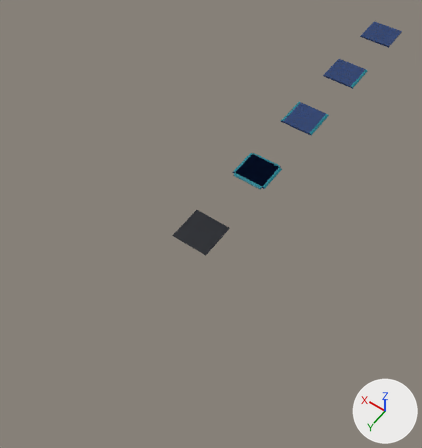
One commit to the Blender file art/blender/grids.blend: the scene before it, then after it.
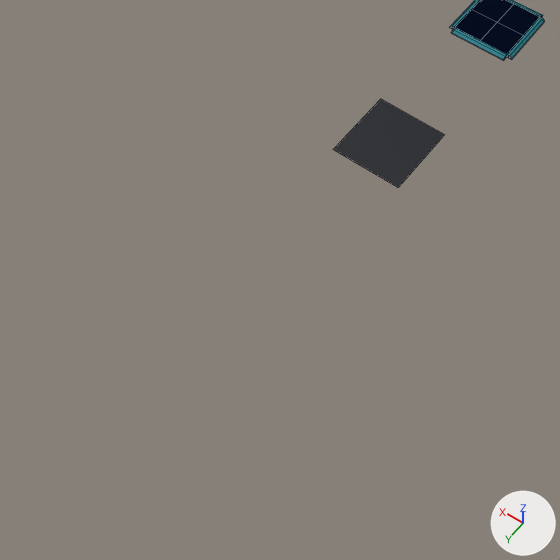
There are two pictures of each version: one whole from a camera (50 mm lens) standing at (-10.37, 33.71, 22.59) and looking at (0.69, 18.23, -1.74), one close up on the part from 0% to 69% of the width and 35% to 100% of the height. The lights are fixed; the arrows at lower right show +X, +Y and +Z. The close-ups show mesh edges as thin lines.

Before the edit, the objects in view are built like this:
```python
me_cube_005 = bpy.data.meshes.new('Cube.005')
me_cube_005.from_pydata(...)  # 44 vertices, 50 faces; spans x -1.0..1.0, y -1.0..1.0, z -0.05..0.05
# faces by material slot: [38, 12]
me_cube_005.materials.append(mat_groundmaterial)  # dark blue #1c396c
me_cube_005.materials.append(mat_groundsidematerial)  # cyan #0b7d8c
me_cube_007 = bpy.data.meshes.new('Cube.007')
me_cube_007.from_pydata([(-1.0, -1.0, 0.0), (-1.0, -1.0, 0.0), (-1.0, 1.0, 0.0), (-1.0, 1.0, 0.0), (1.0, -1.0, 0.0), (1.0, -1.0, 0.0), (1.0, 1.0, 0.0), (1.0, 1.0, 0.0)], [], [(0, 1, 3, 2), (2, 3, 7, 6), (6, 7, 5, 4), (4, 5, 1, 0), (2, 6, 4, 0), (7, 3, 1, 5)])
me_cube_007.materials.append(mat_watermaterial)  # black #070e1a
ob_ground_alone = bpy.data.objects.new('Ground_Alone', me_cube_005)
ob_ground_alone.location = (0.0, 15.0, 0.0)
ob_ground_alone.rotation_euler = (0.0, 0.0, 1.571)  # degrees (0, 0, 90)
ob_water = bpy.data.objects.new('Water', me_cube_007)
ob_water.location = (0.0, 20.0, 0.0)
```
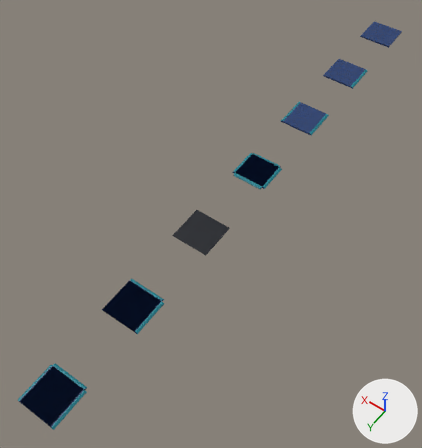
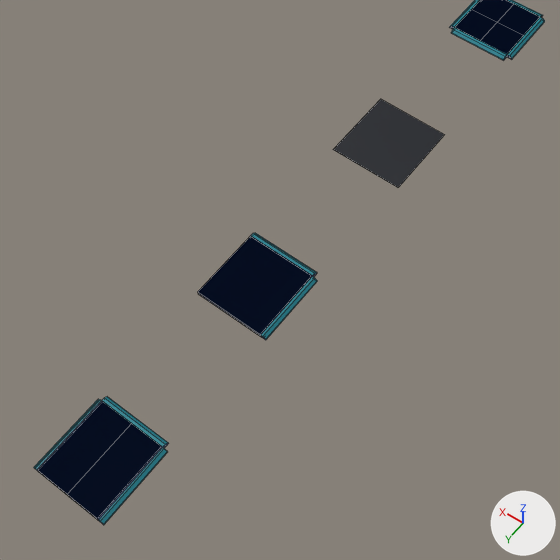
Where the change shows, as pixel boxes [x1, y1, x2, y2] in the close-ups (560 x 560 px):
'Ground_End', added: after [34, 397, 169, 525]
    faces in mat_groundmaterial (dark blue #1c396c): [34, 401, 169, 525]
    faces in mat_groundsidematerial (cyan #0b7d8c): [34, 397, 168, 524]
'Ground_Corner', added: after [198, 233, 317, 340]
    faces in mat_groundmaterial (dark blue #1c396c): [198, 236, 317, 340]
    faces in mat_groundsidematerial (cyan #0b7d8c): [251, 233, 317, 339]

The edits, one by one:
Mesh me_cube_011 is new.
It has 38 vertices, 38 faces and spans x -1.0..1.0, y -1.0..1.0, z -0.05..0.05.
Faces by material slot: [29, 9].
It uses material mat_groundmaterial (dark blue #1c396c).
It uses material mat_groundsidematerial (cyan #0b7d8c).
Mesh me_cube_008 is new.
It has 28 vertices, 26 faces and spans x -1.0..1.0, y -1.0..1.0, z -0.05..0.05.
Faces by material slot: [20, 6].
It uses material mat_groundmaterial (dark blue #1c396c).
It uses material mat_groundsidematerial (cyan #0b7d8c).
Object 'Ground_End' (ob_ground_end) is new; it shows me_cube_011.
Its location is (0.0, 30.0, 0.0).
Its rotation in degrees is (0, 0, 90).
Object 'Ground_Corner' (ob_ground_corner) is new; it shows me_cube_008.
Its location is (0.0, 25.0, 0.0).
